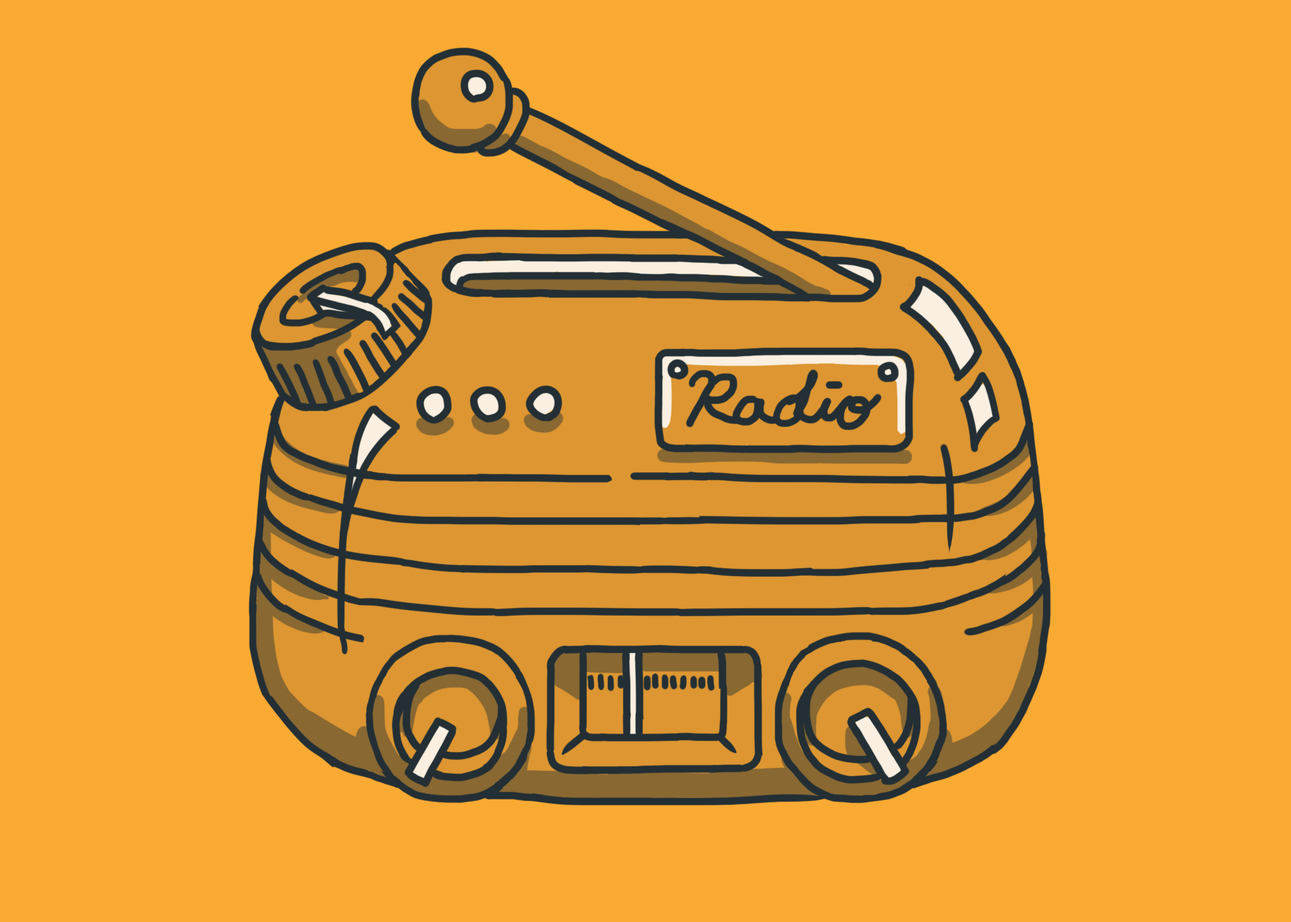
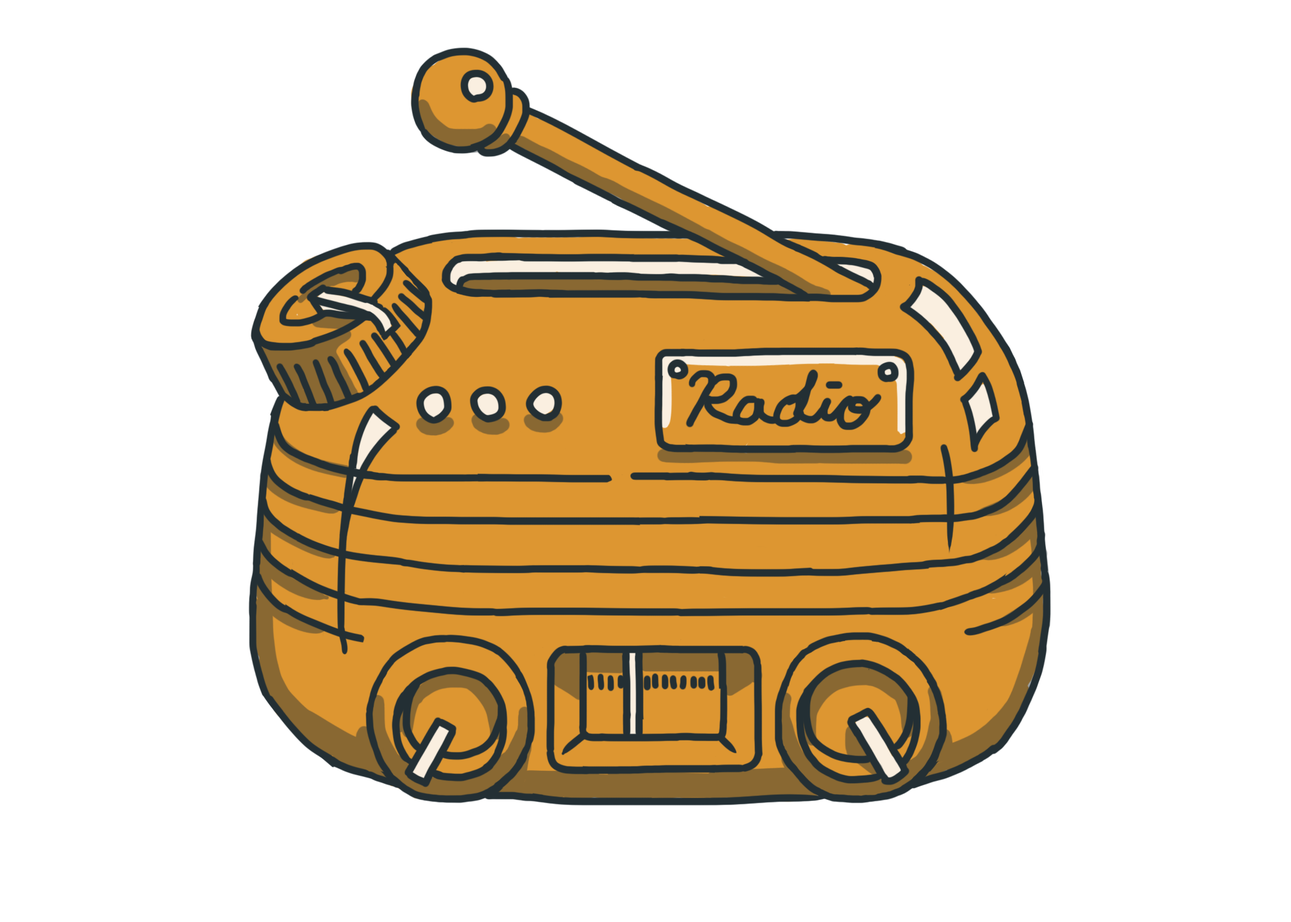
The second 1291 × 922 image is a revision of the first. Changes to its layers:
hid "Rectangle 1" over [0, 0, 1291, 922]
hid "Layer 1" over [0, 0, 1291, 922]
